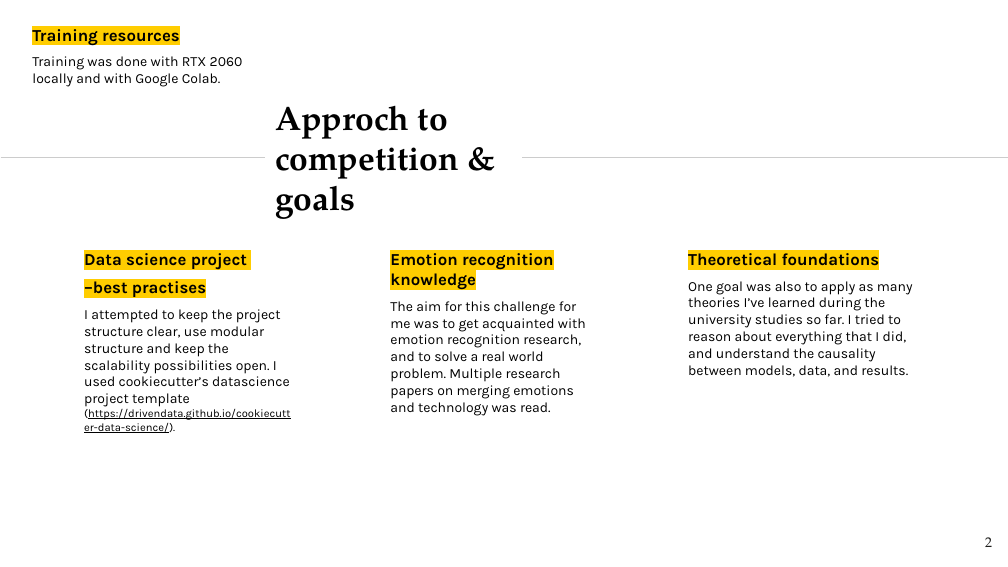
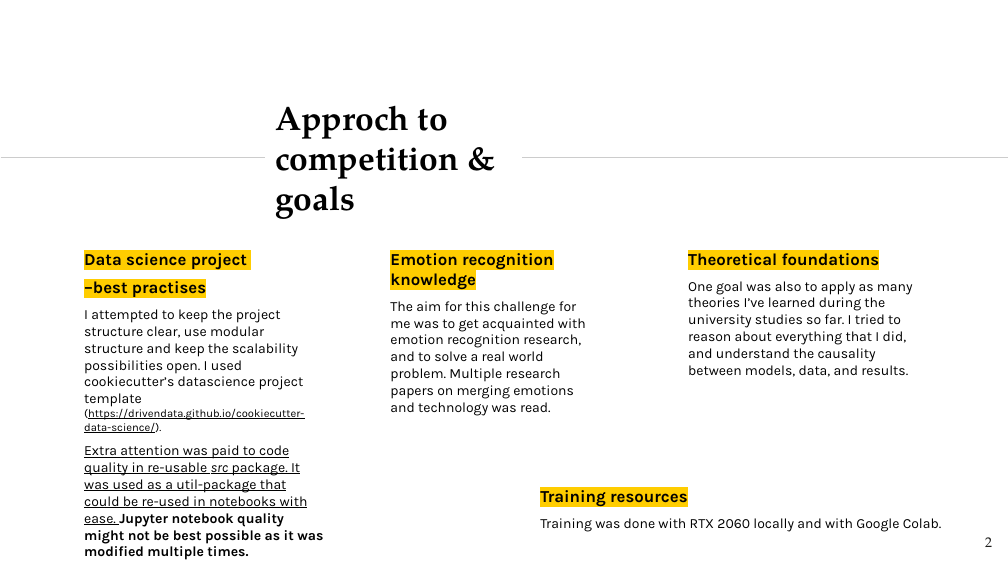
Before and after one commit to TeemuSo/Loop-Q-prize, a slide deck: slide 2 of reports/Emotion recognition - LoopQPrize.pptx. Drawn at 1008x567 pixels with LibreOffice and Linux fonts; fonts in the diff are those of the drawing. Boxes give left, top, right and bottom in pixels: in the first picture for what was removed or moved away, otherwise in the second. Text is boxed around its words. In the diff, an @@ line names an element or a change of style, - is before the commit and + after.

Commit message:
Updated documentation. Created final predictions.
Created new notebook where model loading can be experimented. Here also the final model can be loaded.

```diff
--- a/reports/Emotion recognition - LoopQPrize.pptx
+++ b/reports/Emotion recognition - LoopQPrize.pptx
@@ text at (84, 445, 323, 560): paragraph added @@
+Extra attention was paid to code quality in re-usable src package. It was used as a util-package that could be re-used in notebooks with ease. Jupyter notebook quality might not be best possible as it was modified multiple times.
@@ subtitle "Training resources" rewrapped from (32, 29, 243, 87) to (540, 490, 942, 532) @@
```
Also in this commit, not shown: 10 other slides changed, 10 slides added, 33 slides removed, 11 other files.
